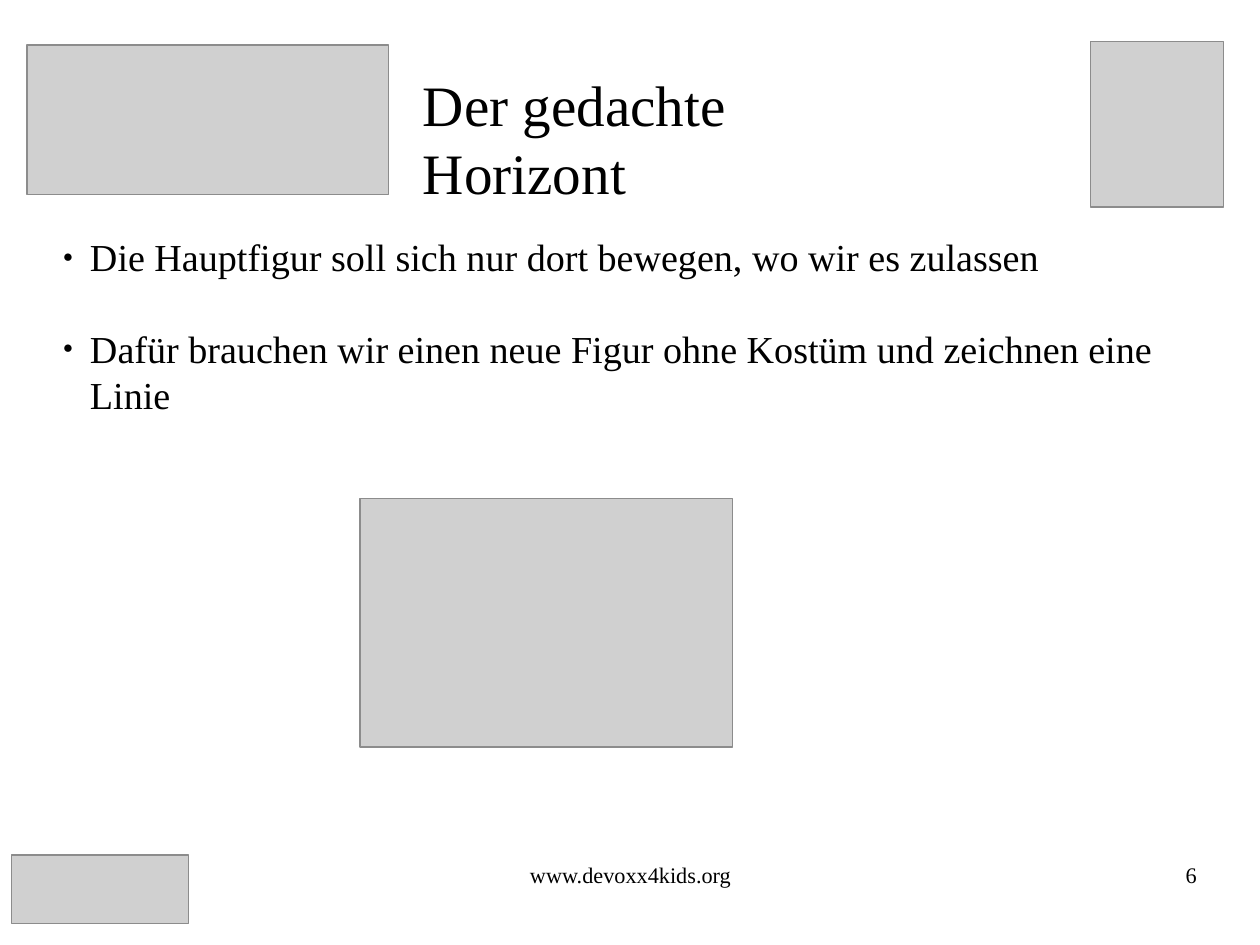
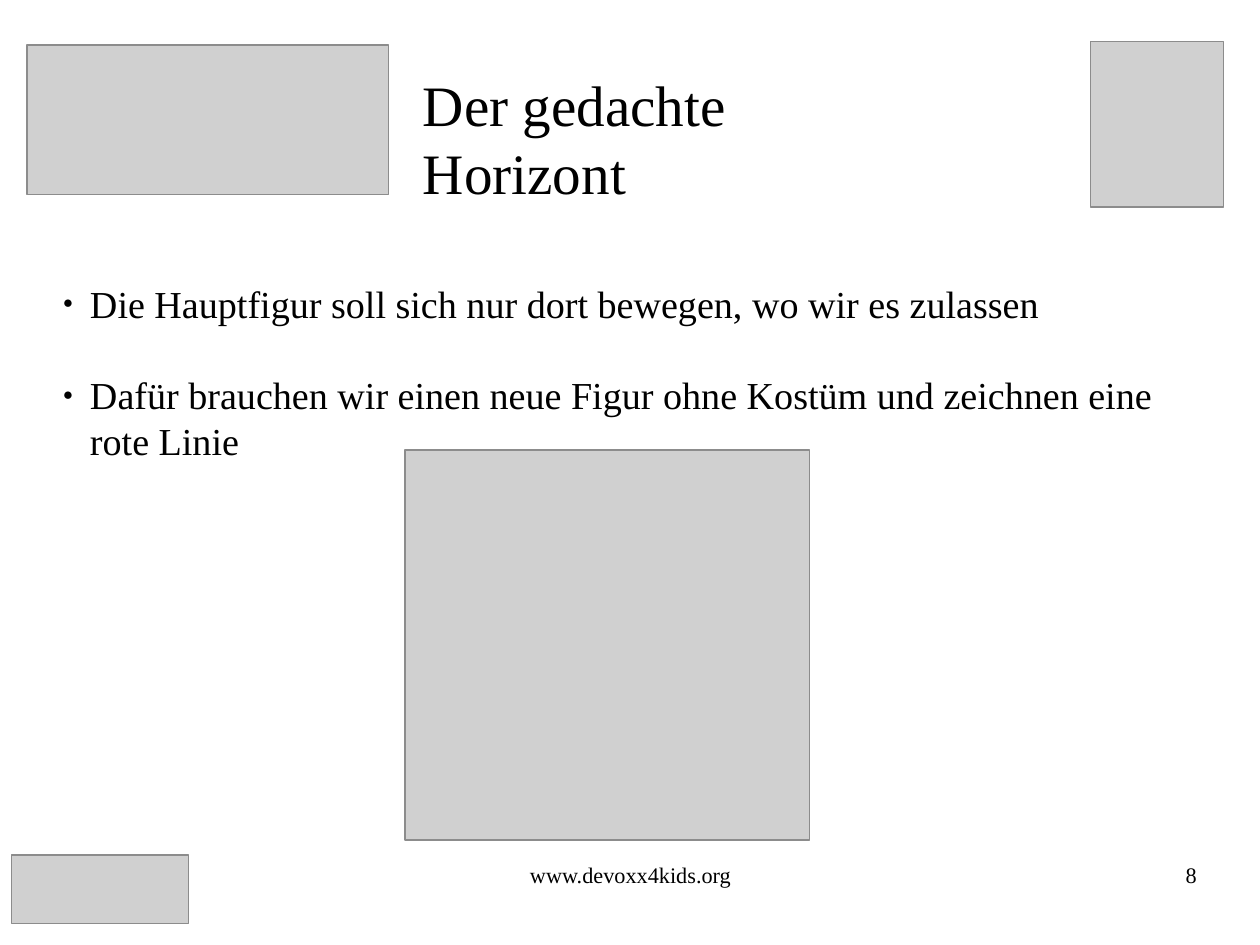
Before and after one commit to Devoxx4KidsDE/workshop-scratch, a slide deck: slide 8 of treasure_hunt/Schatz_Suche_Scratch_Aufgaben.odp (slide 6 before the commit). Drawn at 1260x945 pixels with LibreOffice and Linux fonts; fonts in the diff are those of the drawing; grey boxes stand for pictures. Boxes give left, top, right and bottom in pixels: in the first picture for what was removed or moved away, otherwise in the second. Text is boxed around its words. In the diff, an @@ line names an element or a change of style, - is before the commit and + after.

```diff
--- a/treasure_hunt/Schatz_Suche_Scratch_Aufgaben.odp
+++ b/treasure_hunt/Schatz_Suche_Scratch_Aufgaben.odp
@@ subtitle at (90, 382, 1151, 456): text changed @@
-● Dafür brauchen wir einen neue Figur ohne Kostüm und zeichnen eine Linie
+● Dafür brauchen wir einen neue Figur ohne Kostüm und zeichnen eine rote Linie
@@ picture: place and size @@
-picture at (360, 499, 733, 747)
+picture at (405, 450, 810, 840)
@@ page number at (1186, 868, 1197, 884): text changed @@
-6
+8
```
Also in this commit, not shown: 13 other slides changed, 20 slides added, 1 other file.
